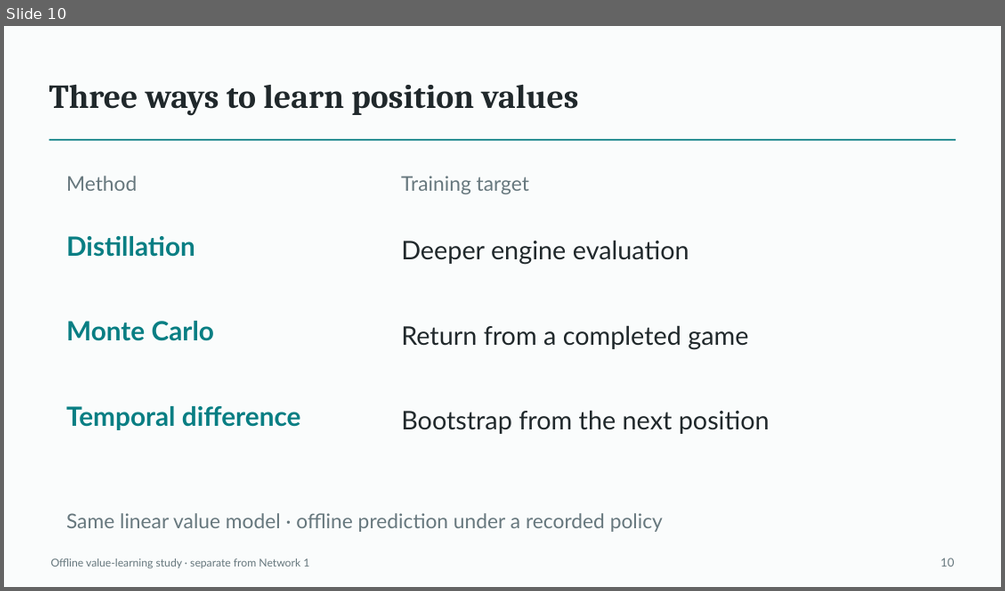
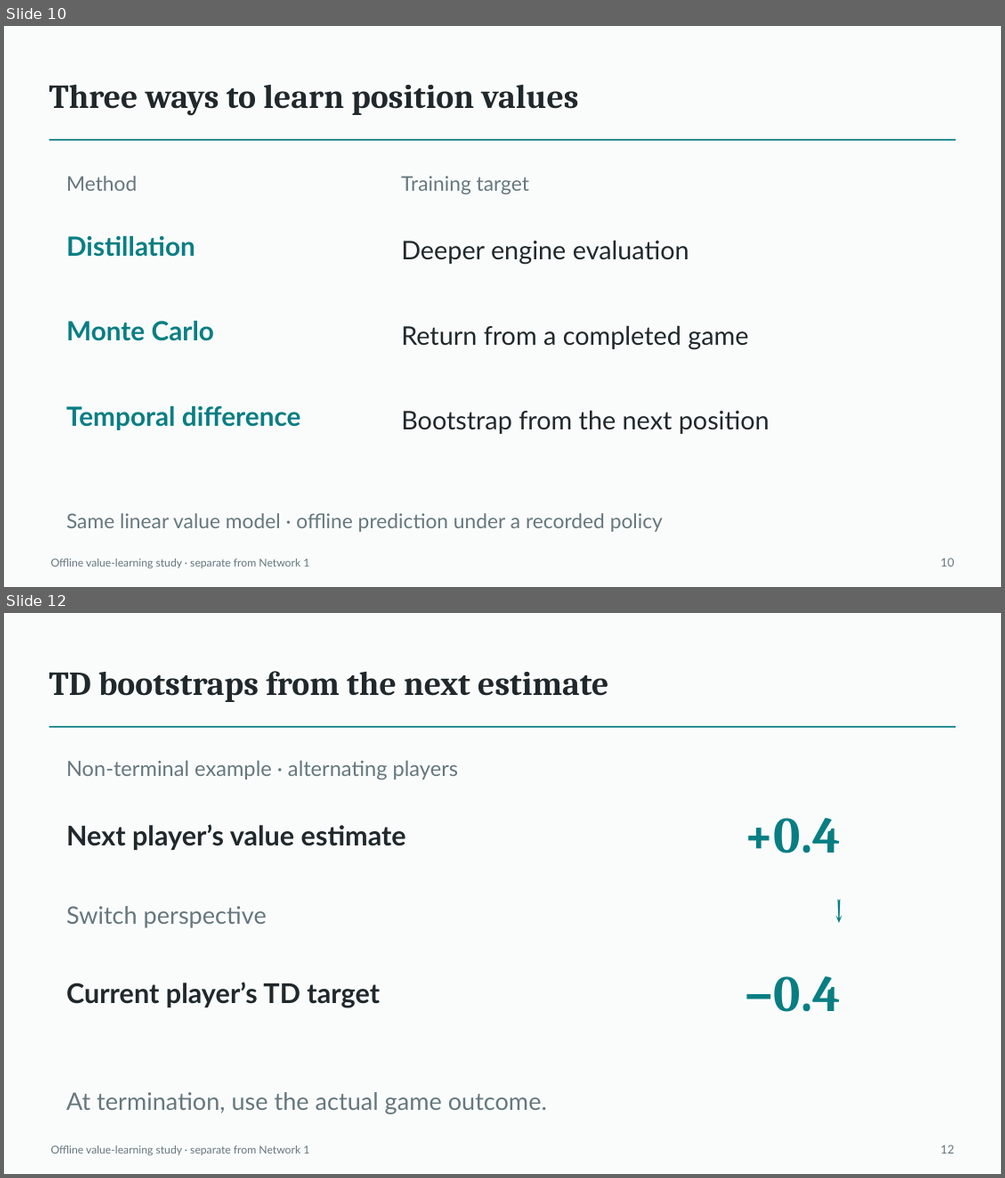
Before and after one commit to Mr-Teal/CS5446_project, a slide deck: docs/drafts/presentation-draft.pptx. Shown one above the other, each under a label of ours: slide 10 before the commit, slides 10 and 12 after it; the slides between them are not shown. The pictures are 1005x591 and 1005x1178 pixels, drawn with LibreOffice and Linux fonts; fonts in the diff are those of the drawing. Boxes give left, top, right and bottom in pixels: in the first picture for what was removed or moved away, otherwise in the second. Text is boxed around its words. In the diff, an @@ line names an element or a change of style, - is before the commit and + after.

```diff
--- a/docs/drafts/presentation-draft.pptx
+++ b/docs/drafts/presentation-draft.pptx
@@ slide 12 added at box(4, 613, 1001, 1174), background #FAFCFC @@
@@ text added at box(49, 671, 608, 702), 32.2 pt, text #20282B, bold @@
+TD bootstraps from the next estimate
@@ rectangle added at box(48, 726, 955, 728), fill #087E83 @@
@@ text added at box(66, 760, 458, 780), 20.2 pt, text #66777D @@
+Non-terminal example · alternating players
@@ text added at box(66, 824, 406, 850), 26.2 pt, text #20282B, bold @@
+Next player’s value estimate
@@ text added at box(744, 818, 840, 853), 48.8 pt, text #087E83, bold @@
++0.4
@@ text added at box(66, 906, 267, 928), 23.2 pt, text #66777D @@
+Switch perspective
@@ text added at box(788, 882, 890, 936), 36 pt, text #087E83, bold @@
+↓
@@ text added at box(66, 981, 380, 1008), 26.2 pt, text #20282B, bold @@
+Current player’s TD target
@@ text added at box(744, 976, 840, 1012), 48.8 pt, text #087E83, bold @@
+−0.4
@@ text added at box(66, 1092, 547, 1114), 23.2 pt, text #66777D @@
+At termination, use the actual game outcome.
@@ text added at box(51, 1145, 309, 1155), 10.5 pt, text #66777D @@
+Offline value-learning study · separate from Network 1
@@ text added at box(940, 1144, 954, 1153), 11.2 pt, text #66777D @@
+12
```
Also in this commit, not shown: 9 slides changed, 6 other slides added, 1 slide removed, 3 other files.
